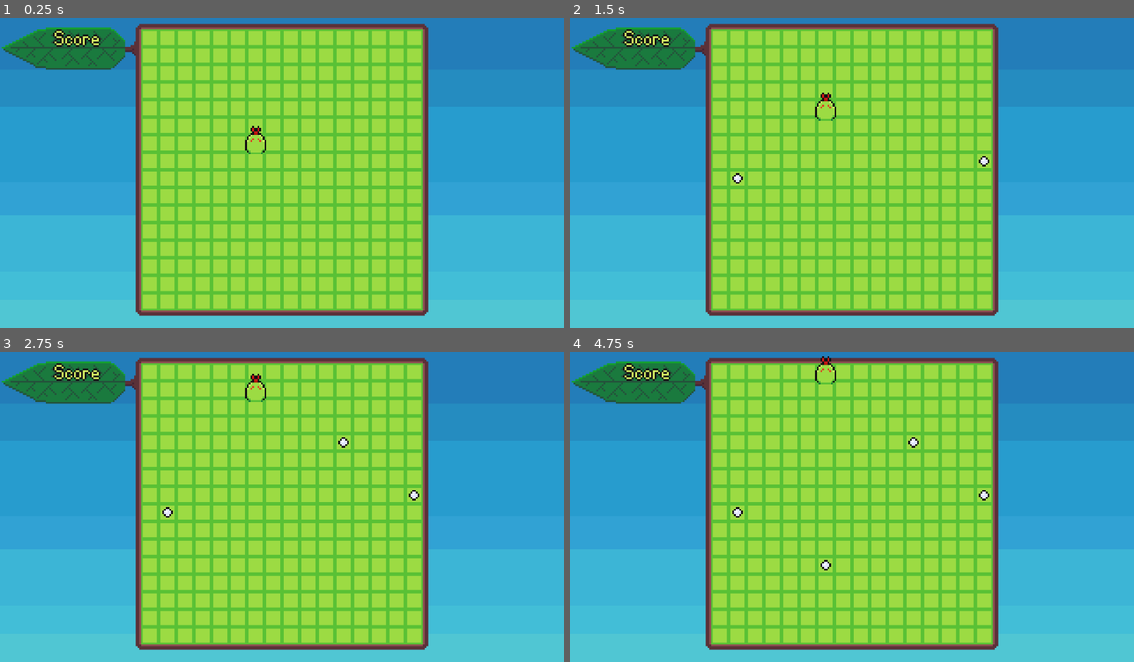
Above: before the commit, frames 1-4 (two rows, left to right).
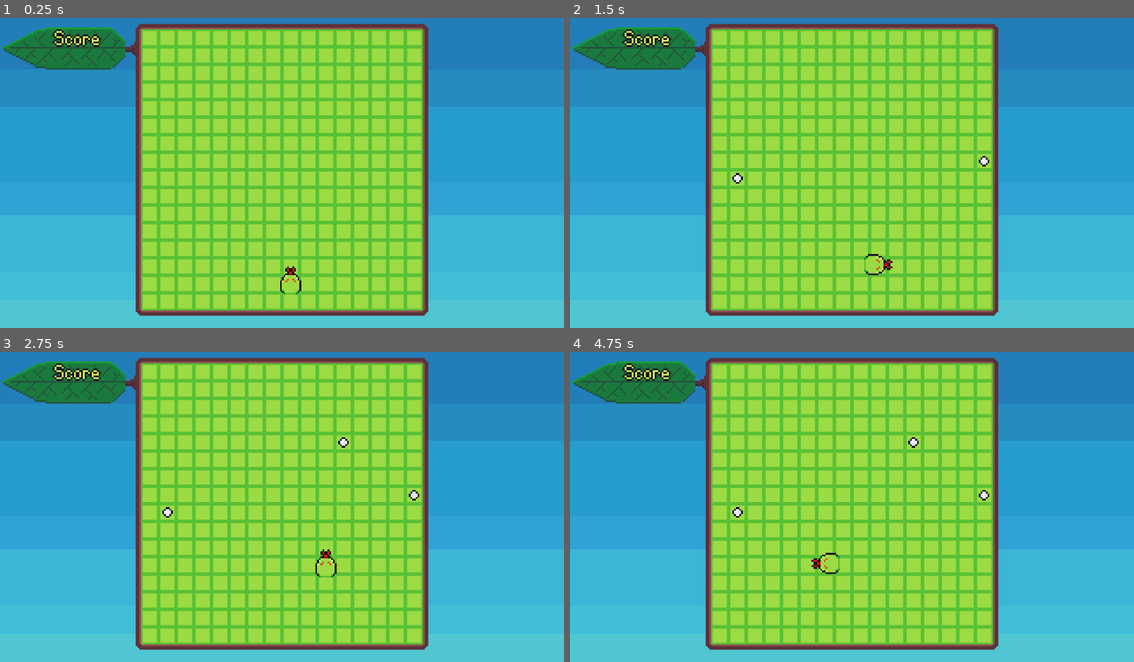
Above: after the commit, the same moments.

Repository: bdunko/Pellet
Game: Godot game, scene res://main.tscn
Two runs of this game, one before a commit and one after it. Both use one fixed random seed, a clock stepped at 60 frames per second and the inputs below.
Inputs (mouse positions are in pixels of both pictures, inside the frame that each line leads up to):
- Up to frame 1 (0.25 s): no input
- Up to frame 2 (1.5 s): tap Enter at 0.5 s; move the mouse to (976, 154) at 0.52 s; click (976, 154) at 0.67 s; move the mouse to (739, 185) at 1.27 s; click (739, 185) at 1.42 s
- Up to frame 3 (2.75 s): tap Space at 2 s; move the mouse to (338, 435) at 2.02 s; click (338, 435) at 2.17 s
- Up to frame 4 (4.75 s): move the mouse to (823, 565) at 2.77 s; click (823, 565) at 2.92 s; tap Enter at 3.5 s; move the mouse to (1021, 550) at 3.52 s; click (1021, 550) at 3.67 s; move the mouse to (682, 457) at 4.27 s; click (682, 457) at 4.42 s

The runs differ from the first frame. In frame 1, 0.3% of the frame differs, in the area x 43-54%, y 34-90%; in frame 2, 0.3%; in frame 3, 0.3%; in frame 4, 0.4%, in the area x 42-48%, y 1-72%.

Commit message:
Snake head rotates; still cheats tho

Diff:
--- a/main.tscn
+++ b/main.tscn
@@ -36,6 +36,6 @@
 [node name="Pellets" type="Node" parent="."]
 
 [node name="Snake" parent="." instance=ExtResource("7_ertux")]
-position = Vector2(145, 73)
+position = Vector2(165, 153)
 
 [connection signal="dead" from="Snake" to="." method="_on_snake_dead"]
--- a/snake.gd
+++ b/snake.gd
@@ -1,17 +1,37 @@
 extends Node2D
 
 signal dead
+
+enum Direction {
+	UP, DOWN, LEFT, RIGHT
+}
+
+var _direction := Direction.UP
+
+var _ROTATION_DEGREES_BY_DIR = {
+	Direction.UP : 0,
+	Direction.DOWN : 180,
+	Direction.RIGHT : 90,
+	Direction.LEFT: -90
+}
+
+var _MOVEMENT_BY_DIR = {
+	Direction.UP : Vector2(0, -1),
+	Direction.DOWN : Vector2(0, 1),
+	Direction.LEFT : Vector2(-1, 0),
+	Direction.RIGHT : Vector2(1, 0)
+}
 
 func _move():
 	# get my grid position
 	var grid_pos = Global.to_grid_position(position)
 
+	# determine the closest pellet
 	var pellets = get_parent().find_child("Pellets")
 	var closest_distance = 999
 	var closest_pellet = null
 	for pellet in pellets.get_children():
 		var pellet_grid_pos = Global.to_grid_position(pellet.position)
-		print(pellet_grid_pos)
 
 		var x_distance = abs(grid_pos.x - pellet_grid_pos.x)
 		var y_distance = abs(grid_pos.y - pellet_grid_pos.y)
@@ -21,12 +41,26 @@
 			closest_distance = total_distance
 			closest_pellet = pellet
 
+	# if we have a pellet, update according to pellet
+	if closest_pellet != null:
+		# calculate snake's x and y dist from pellet
+		var pellet_grid_pos = Global.to_grid_position(closest_pellet.position)
+		var x_diff = grid_pos.x - pellet_grid_pos.x
+		var y_diff = grid_pos.y - pellet_grid_pos.y
+		# move towards the pellet, in the direction that is farther
+		if abs(x_diff) > abs(y_diff):
+			if x_diff > 0:
+				_direction = Direction.LEFT
+			elif x_diff < 0:
+				_direction = Direction.RIGHT
+		else:
+			if y_diff > 0: # up
+				_direction = Direction.UP
+			elif y_diff < 0:
+				_direction = Direction.DOWN
 
-
-
-	# move up by 1 (for now)
-	# TOOD - move towards nearest pellet
-	grid_pos.y -= 1
+	# move according to direction
+	grid_pos += _MOVEMENT_BY_DIR[_direction]
 
 	# check if we hit a wall
 	if not Global.is_grid_pos_in_grid(grid_pos):
@@ -37,5 +71,10 @@
 	position = Global.to_global_position(grid_pos)
 	position.y -= 1 # move up a bit more for the tongue
 
+	_update_sprite_rotation()
+
+func _update_sprite_rotation():
+	$HeadSprite.rotation_degrees = _ROTATION_DEGREES_BY_DIR[_direction]
+
 func _on_pellet_hitbox_area_entered(area: Area2D):
 	area.get_parent().queue_free()
